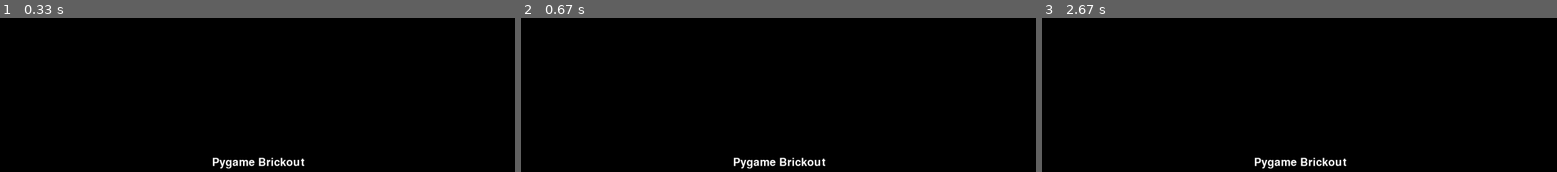
Above: before the commit, frames 1-3 (left to right).
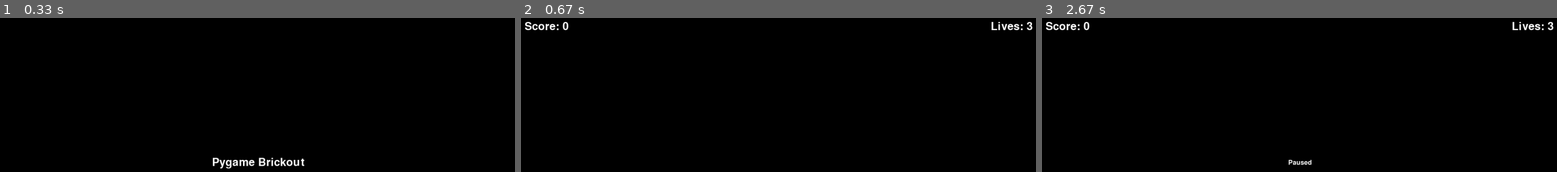
Above: after the commit, the same moments.

Repository: kenhansen01/Brickout-Pygame
Game: pygame game, started from __main__.py
The game is run twice, just before and just after one commit, with the same random seed, the same clock (stepped at 60 frames per second) and the same inputs.
Inputs:
- Up to frame 1 (0.33 s): no input
- Up to frame 2 (0.67 s): tap Enter at 0.33 s
- Up to frame 3 (2.67 s): tap Enter at 0.67, 1, 2.4 s; hold Esc from 2.33 s (still down)

Frame 1 is identical in both runs. In frame 2, 1.0% of the frame differs, in the area x 0-100%, y 2-98%; in frame 3, 1.0%.

Commit message:
add gameplay

Diff:
--- a/brickout/game.py
+++ b/brickout/game.py
@@ -1,6 +1,6 @@
 import pygame
 
-from states import Splash
+from states import Splash, GamePlay
 
 from .constants import *
 
@@ -22,7 +22,8 @@
 
         # Game states
         self.states = {
-            "SPLASH": Splash()
+            "SPLASH": Splash(),
+            "GAMEPLAY": GamePlay()
         }
 
         # Game start
@@ -32,6 +33,14 @@
         self.state = self.states[self.state_name]
 
     # TODO: def _flip_state to advance through screens
+    def _flip_state(self):
+        current_state = self.state_name
+        next_state = self.state.next_state
+        self.state.done = False
+        self.state_name = next_state
+        persistent = self.state.persist
+        self.state = self.states[self.state_name]
+        self.state.startup(persistent)
 
     def _event_loop(self):
         for event in pygame.event.get():
@@ -45,6 +54,8 @@
             self.done = True
 
         # TODO: elif to change state
+        elif self.state.done:
+            self._flip_state()
 
         self.state.update(dt)
 
--- a/states/__init__.py
+++ b/states/__init__.py
@@ -1 +1,2 @@
 from .splash import Splash
+from .gameplay import GamePlay
--- /dev/null
+++ b/states/gameplay.py
@@ -0,0 +1,151 @@
+import pygame
+from brickout.constants import *
+
+# Import game elements
+
+# Import base state
+from .base import BaseState
+
+class GamePlay(BaseState):
+    def __init__(self):
+        super(GamePlay, self).__init__()
+        self.level = 1
+        self.next_state = "SPLASH" # Menu or Gameover
+        self.reset = False
+
+        # Determine if player lost or won
+        self.status = ""
+
+        # Used to pause game
+        self.paused = False
+
+        self.main_surface = pygame.Surface((WIDTH, HEIGHT))
+        self.main_rect = self.main_surface.get_rect()
+
+        # Sprite groups
+        self.all_sprites = pygame.sprite.Group()
+        self.collide_sprites = pygame.sprite.Group()
+        self.block_group = pygame.sprite.Group() # this will be replace by level_setup once that is built
+
+        # Instantiate Player, Ball Classes
+        self.player = None
+        self.ball = None
+
+        # Sprites setup - add player
+        # self.all_sprites.add(self.player, self.block_group)
+        # self.collide_sprites.add(self.block_group)
+
+        # Text setup
+        self.ui_font = pygame.font.Font(None, 40)
+        self.score = 0 # replace with self.player.score
+        self.score_text = self.ui_font.render(f"Score: {self.score}", True, pygame.Color("White"))
+        self.score_rect = self.score_text.get_rect(center=(70, 25))
+
+        self.lives = 3 # replace with self.player.lives
+        self.lives_text = self.ui_font.render(f"Lives: {self.lives}", True, pygame.Color("White"))
+        self.lives_rect = self.lives_text.get_rect(center=(1210, 25))
+
+        self.paused_text = self.font.render(f"Paused", True, pygame.Color("White"))
+        self.paused_rect = self.paused_text.get_rect(center=self.window_rect.center)
+
+    def get_event(self, event):
+        if event.type == pygame.QUIT:
+            self.quit = True
+
+        elif event.type == pygame.KEYUP and (event.key == pygame.K_ESCAPE or event.key == pygame.K_RETURN):
+
+            if not self.paused:
+                self.paused = True
+            else:
+                self.paused = False
+
+    def startup(self, persistent):
+        self.persist["score"] = 0
+
+        if persistent:
+            self.reset = persistent["reset"]
+
+        # Reset player position
+
+        # Reset ball status/position
+
+        if self.status == "lost" or self.reset:
+            # Resetting player score
+            self.score = 0
+            # set player score to 0
+
+            # Resetting player lives
+            self.lives = 3
+            # set player lives to 3
+
+            self.level = 1
+
+        # Reseting the level
+        if not self.block_group or self.status == "loser":
+            self.all_sprites.empty()
+            self.collide_sprites.empty()
+            self.block_group.empty()
+            # self.block_group set by level_setup once that is built
+
+            # self.all_sprites.add(self.player, self.block_group)
+            # self.collide_sprites.add(self.block_group)
+
+    def draw(self, window):
+        window.fill(pygame.Color("black"))
+
+        window.blit(self.main_surface, self.main_rect)
+
+        self.main_surface.fill(pygame.Color("black"))
+
+        # Drawing the game objects
+
+        # self.all_sprites.draw(self.main_surface)
+        # self.ball.draw(self.main_surface)
+
+        # Drawing the ui text
+        window.blit(self.score_text, self.score_rect)
+        window.blit(self.lives_text, self.lives_rect)
+
+        if self.paused:
+            window.blit(self.paused_text, self.paused_rect)
+
+    def update(self, dt):
+        if not self.paused:
+            # Reseting main_surface to default position (required for screenshake)
+            self.main_rect.topleft = (0, 0)
+
+            # Updating the lives text
+            self.lives = self.lives # self.player.lives
+            self.lives_text = self.ui_font.render(f"Lives: {self.lives}", True, pygame.Color("White"))
+
+            # Updating the score text
+            self.score = self.score # self.player.score
+            self.persist["score"] = self.score
+            self.score_text = self.ui_font.render(f"Score: {self.score}", True, pygame.Color("White"))
+
+            # Updating the game objects
+
+            # self.all_sprites.update()
+            # self.ball.update()
+
+            # if self.player.lives == 0:
+            #     self.status = "loser"
+            #     self.persist["status"] = self.status
+            #     self.level = 1
+            #     self.persist["level"] = self.level
+            #     self.done = True
+
+            # if not self.block_group:
+            #     self.status = "winner"
+            #     self.persist["status"] = self.status
+            #     self.persist["level"] = self.level
+
+            #     self.level += 1
+
+            #     if self.level <= c.FINAL_LEVEL:
+            #         self.next_state = "GAMEOVER"
+            #         self.done = True
+
+            #     elif self.level > c.FINAL_LEVEL:
+            #         self.next_state = "CREDITS"
+            #         self.done = True
